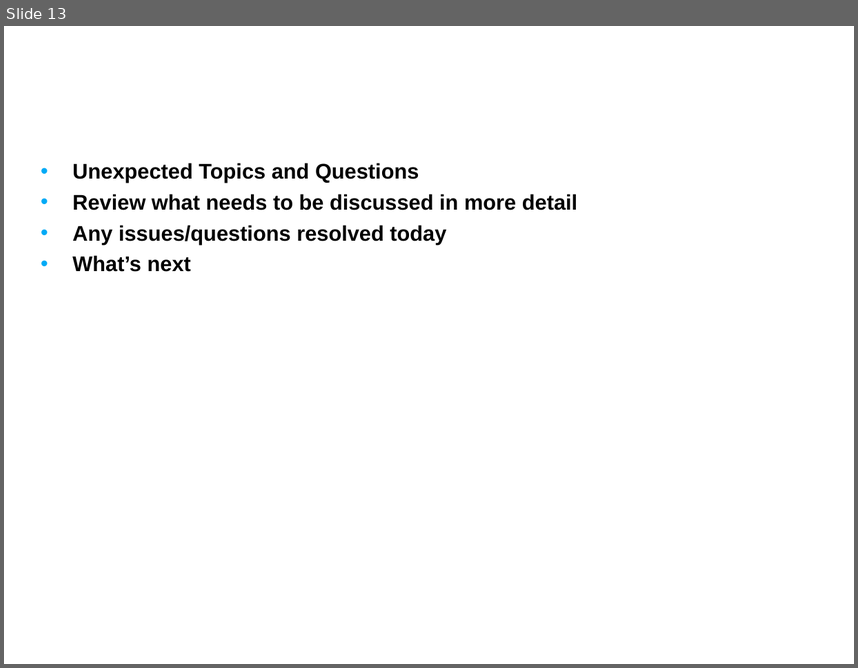
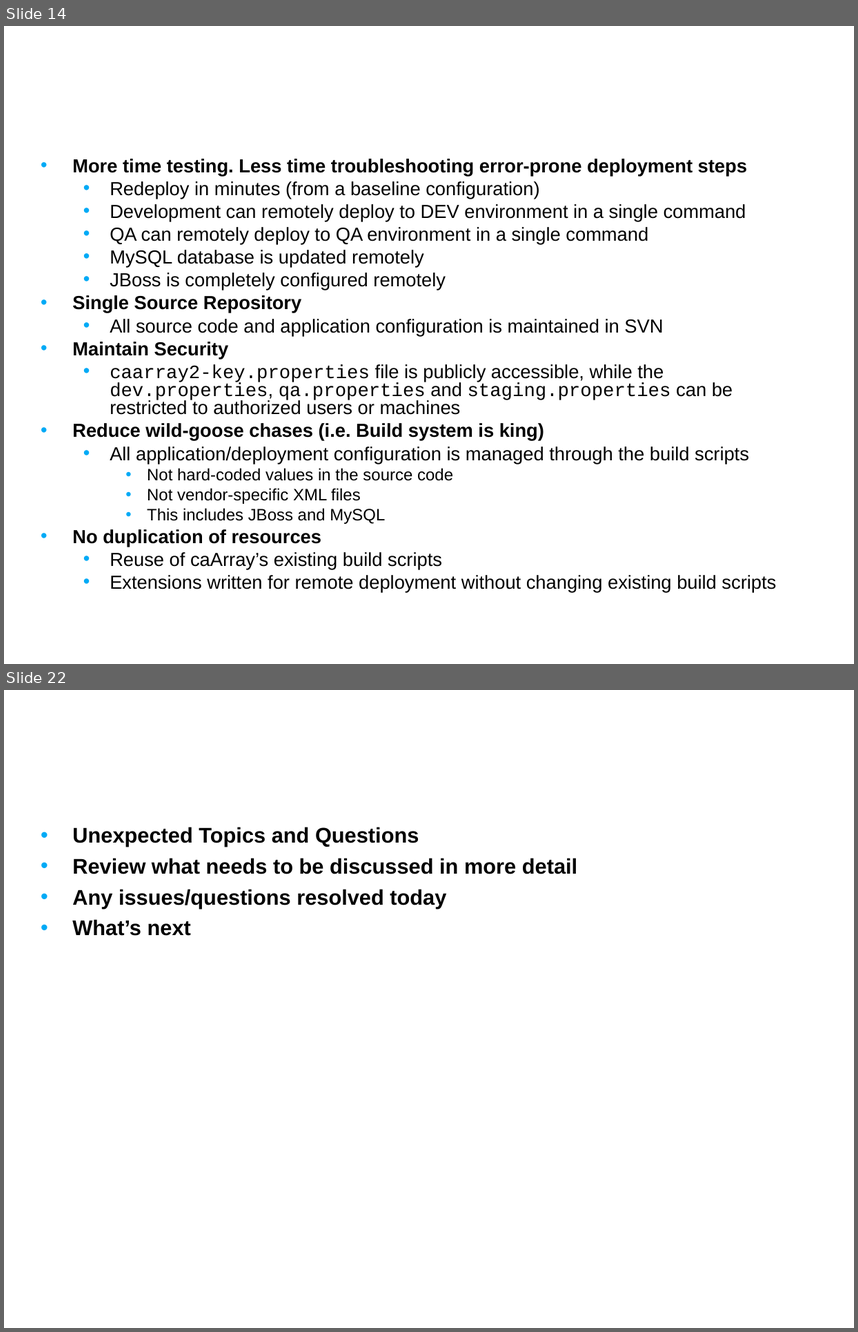
Before and after one commit to NCIP/caarray-docs, a slide deck: project_management/reports/development_to_qa_handoff.ppt. Shown one above the other, each under a label of ours: slide 13 before the commit, slides 14 and 22 after it; the slides between them are not shown. The pictures are 858x668 and 858x1332 pixels, drawn with LibreOffice and Linux fonts; fonts in the diff are those of the drawing; background and template pictures are left out. Boxes give left, top, right and bottom in pixels: in the first picture for what was removed or moved away, otherwise in the second. Text is boxed around its words. In the diff, an @@ line names an element or a change of style, - is before the commit and + after.

Commit message:
added build and deploy slides

```diff
--- a/project_management/reports/development_to_qa_handoff.ppt
+++ b/project_management/reports/development_to_qa_handoff.ppt
@@ slide 14 added at [4, 26, 854, 664], background picture (left out) @@
@@ title added at [32, 26, 670, 125], 24 pt, text #FFFFFF, bold @@
+Benefits
@@ text added at [72, 158, 776, 592], 16 pt, text #000000 @@
+• More time testing. Less time troubleshooting error-prone deployment steps
+  • Redeploy in minutes (from a baseline configuration)
+  • Development can remotely deploy to DEV environment in a single command
+  • QA can remotely deploy to QA environment in a single command
+  • MySQL database is updated remotely
+  • JBoss is completely configured remotely
+• Single Source Repository
+  • All source code and application configuration is maintained in SVN
+• Maintain Security
+  • caarray2-key.properties file is publicly accessible, while the dev.properties, qa.properties and staging.properties can be restricted to authorized users or machines
+• Reduce wild-goose chases (i.e. Build system is king)
+  • All application/deployment configuration is managed through the build scripts
+    • Not hard-coded values in the source code
+    • Not vendor-specific XML files
+    • This includes JBoss and MySQL
+• No duplication of resources
+  • Reuse of caArray’s existing build scripts
+  • Extensions written for remote deployment without changing existing build scripts
@@ what was slide 13 is now slide 22 @@
```
Also in this commit, not shown: 9 other slides added, 1 slide removed.
